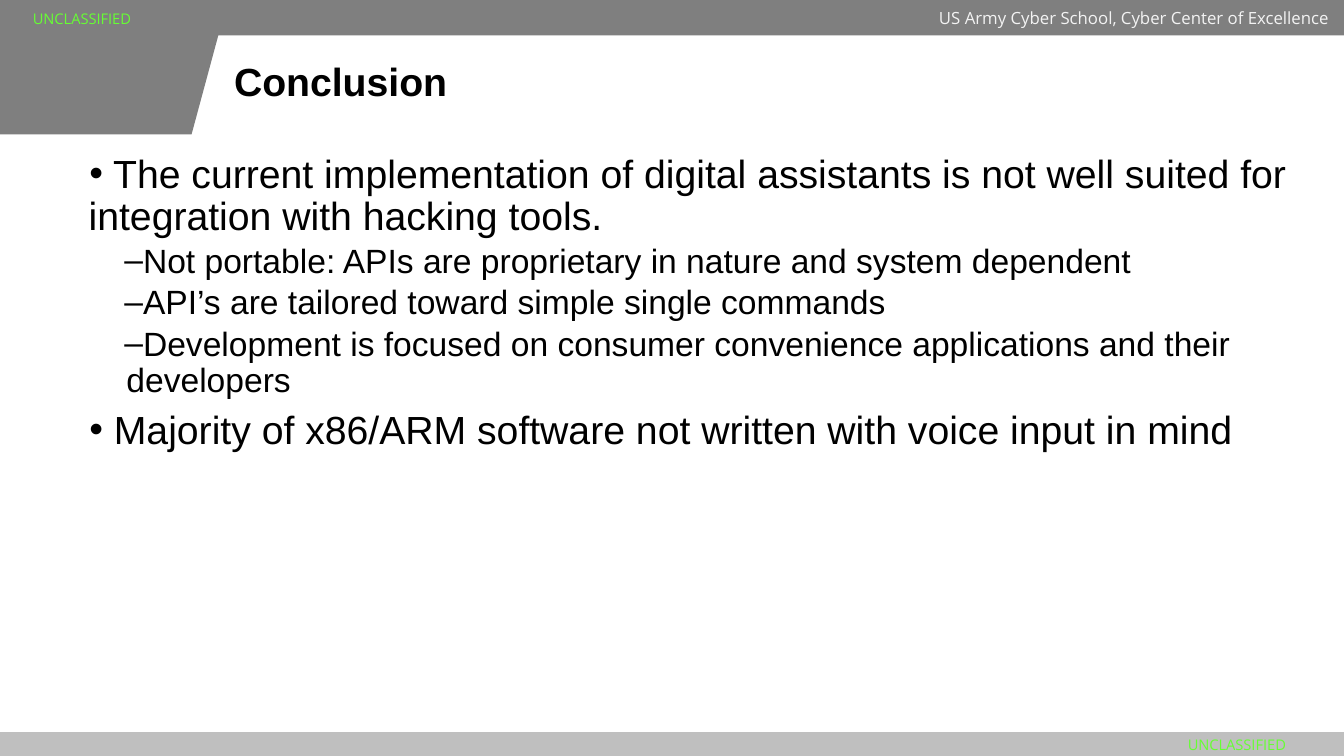
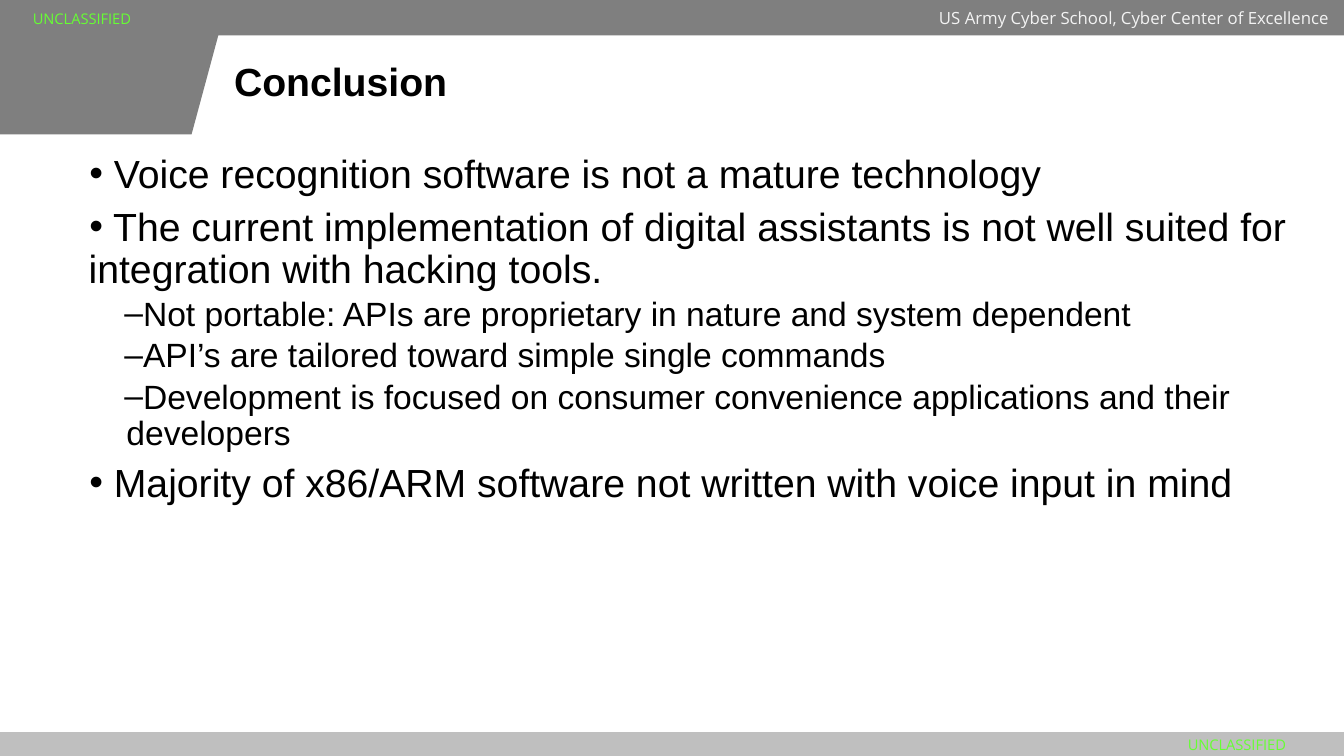
Before and after one commit to JFern12/AlexaHack, a slide deck: slide 18 of AlexaHack_EmergingTech Presentation.pptx (slide 17 before the commit). Drawn at 1344x756 pixels with LibreOffice and Linux fonts; fonts in the diff are those of the drawing; background and template pictures are left out. Boxes give left, top, right and bottom in pixels: in the first picture for what was removed or moved away, otherwise in the second. Text is boxed around its words. In the diff, an @@ line names an element or a change of style, - is before the commit and + after.

```diff
--- a/AlexaHack_EmergingTech Presentation.pptx
+++ b/AlexaHack_EmergingTech Presentation.pptx
@@ text at (114, 159, 1041, 196): paragraph added @@
+• Voice recognition software is not a mature technology
```
Also in this commit, not shown: 1 slide added, 1 slide removed, 3 other files.
